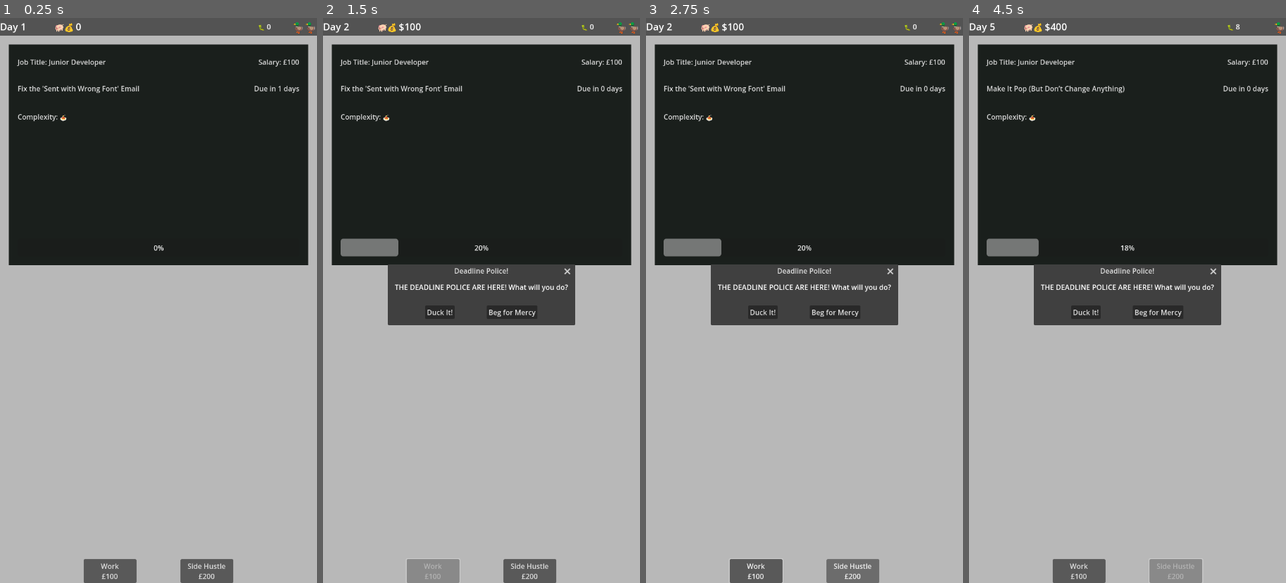
Above: before the commit, frames 1-4 (left to right).
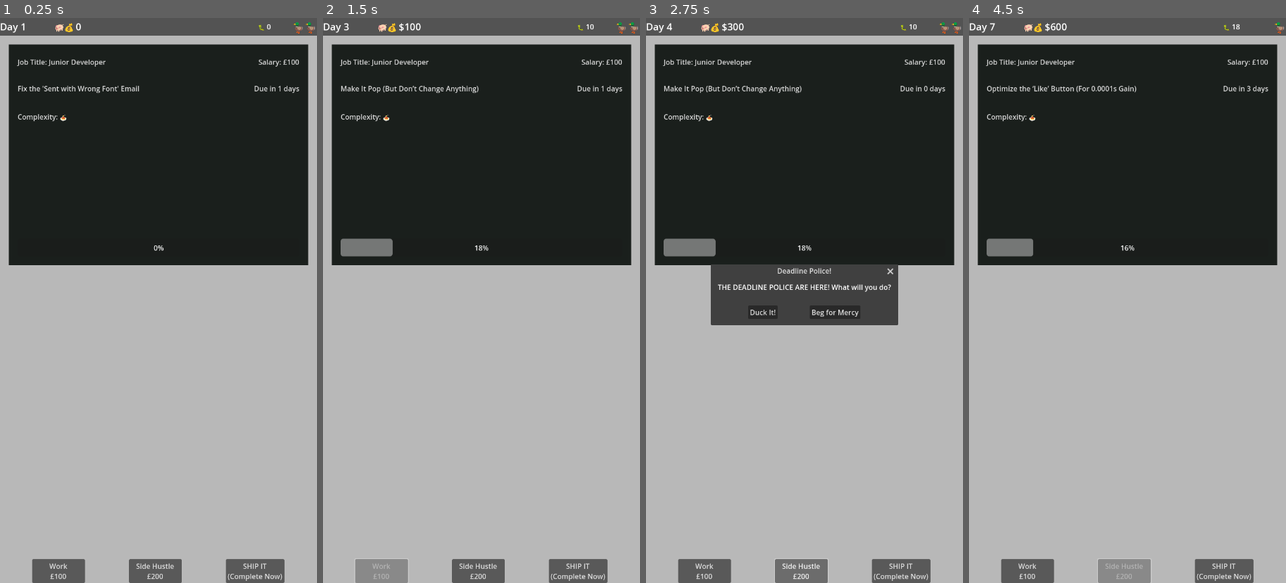
Above: after the commit, the same moments.

Repository: lmchoi/alt-f-this
Game: Godot game, scene res://scenes/game_ui.tscn
The game is run twice, just before and just after one commit, with the same random seed, the same clock (stepped at 60 frames per second) and the same inputs.
Inputs (mouse positions are in pixels of both pictures, inside the frame that each line leads up to):
- Up to frame 1 (0.25 s): no input
- Up to frame 2 (1.5 s): click (576, 571) at 0.5 s, where only the run after the commit has a clickable "SHIP IT (Complete Now)"; click "Work £100" at 1.25 s
- Up to frame 3 (2.75 s): click "Side Hustle £200" at 2 s
- Up to frame 4 (4.5 s): click "Duck It!" at 2.75 s; click "Work £100" at 3.5 s; click "Side Hustle £200" at 4.25 s

The runs differ from the first frame. In frame 1, 3.0% of the frame differs, in the area x 10-90%, y 95-100%; in frame 2, 9.7%; in frame 3, 3.4%; in frame 4, 9.8%, in the area x 5-90%, y 0-100%.

Commit message:
Add ship it button to ship work

Diff:
--- a/scenes/game_ui.gd
+++ b/scenes/game_ui.gd
@@ -3,6 +3,7 @@
 @onready var day_label := $"%DayLabel"
 @onready var work_button := $"%WorkButton" as ActionButton
 @onready var slack_button := $"%SlackButton" as ActionButton
+@onready var ship_it_button := $"%ShipItButton" as ActionButton
 @onready var money_label := $"%MoneyLabel" as MoneyLabel
 @onready var salary_label := $"%SalaryLabel"
 @onready var ducks_bar := $"%DucksBar"
@@ -14,6 +15,7 @@
 func _ready():
 	work_button.pressed.connect(_on_work_button_pressed)
 	slack_button.pressed.connect(_on_slack_button_pressed)
+	ship_it_button.pressed.connect(_on_ship_it_button_pressed)
 	GameManager.money_changed.connect(money_label.update_amount)
 	GameManager.salary_changed.connect(_update_salary_label)
 	GameManager.ducks_changed.connect(_update_ducks_level)
@@ -36,6 +38,9 @@
 
 func _on_slack_button_pressed():
 	GameManager.hustle()
+
+func _on_ship_it_button_pressed():
+	GameManager.ship_it()
 
 func _update_ducks_level(new_amount: int):
 	ducks_bar.current_ducks = new_amount
--- a/scenes/game_ui.tscn
+++ b/scenes/game_ui.tscn
@@ -193,6 +193,15 @@
 script = ExtResource("2_rns2u")
 metadata/_custom_type_script = "uid://o4uecgfegpr2"
 
+[node name="ShipItButton" type="Button" parent="ActionButtons"]
+unique_name_in_owner = true
+custom_minimum_size = Vector2(120, 40)
+layout_mode = 2
+text = "SHIP IT
+(Complete Now)"
+script = ExtResource("2_rns2u")
+metadata/_custom_type_script = "uid://o4uecgfegpr2"
+
 [node name="EventPopup" parent="." instance=ExtResource("4_u2dgd")]
 initial_position = 1
 visible = false
